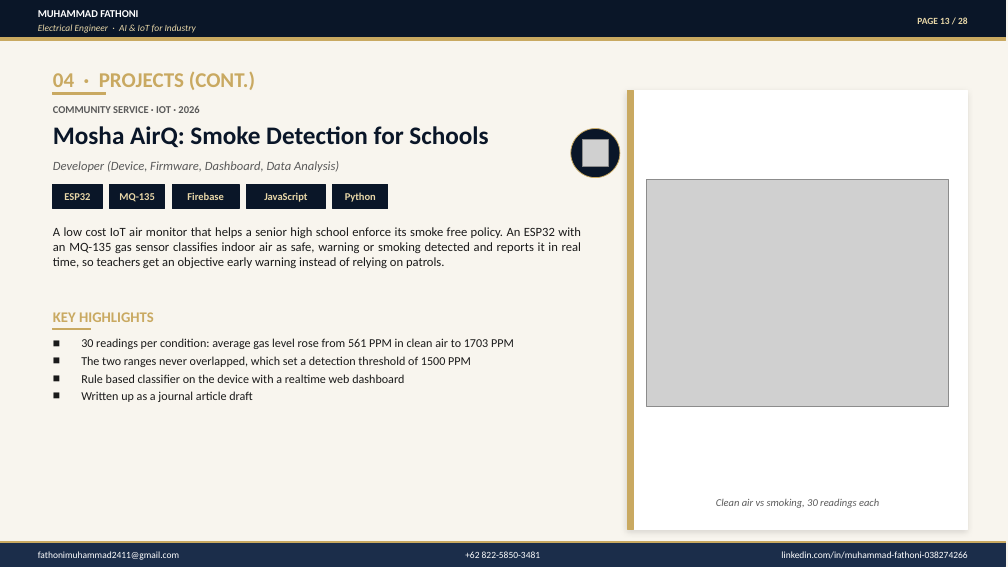
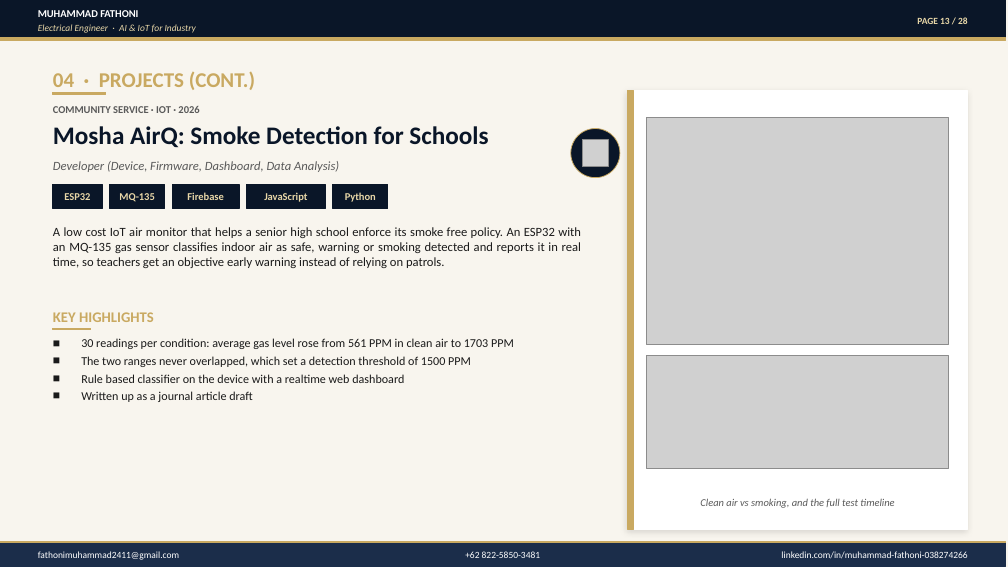
Before and after one commit to Toni2411/toni2411.github.io, a slide deck: slide 13 of assets/Portfolio_Muhammad_Fathoni.pptx. Drawn at 1008x567 pixels with LibreOffice and Linux fonts; fonts in the diff are those of the drawing; grey boxes stand for pictures. Boxes give left, top, right and bottom in pixels: in the first picture for what was removed or moved away, otherwise in the second. Text is boxed around its words. In the diff, an @@ line names an element or a change of style, - is before the commit and + after.

```diff
--- a/assets/Portfolio_Muhammad_Fathoni.pptx
+++ b/assets/Portfolio_Muhammad_Fathoni.pptx
@@ picture: place and size @@
-picture at box(647, 180, 949, 407)
+picture at box(647, 117, 949, 344)
@@ picture added at box(647, 355, 949, 468) @@
@@ text at box(700, 498, 894, 508): text changed @@
-Clean air vs smoking, 30 readings each
+Clean air vs smoking, and the full test timeline
```
Also in this commit, not shown: 3 other slides changed, 11 other files.
